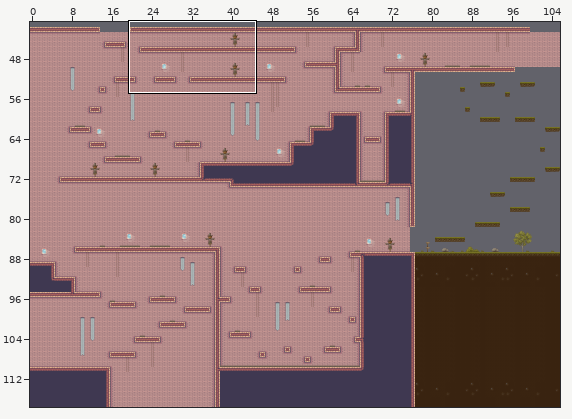
Tiled map: Platformer-GameDev/Output/Assets/Maps/MapTemplate22.tmx. Above: a wide view before the commit, with the close-up outlined.
Close-up. First the earlier version:
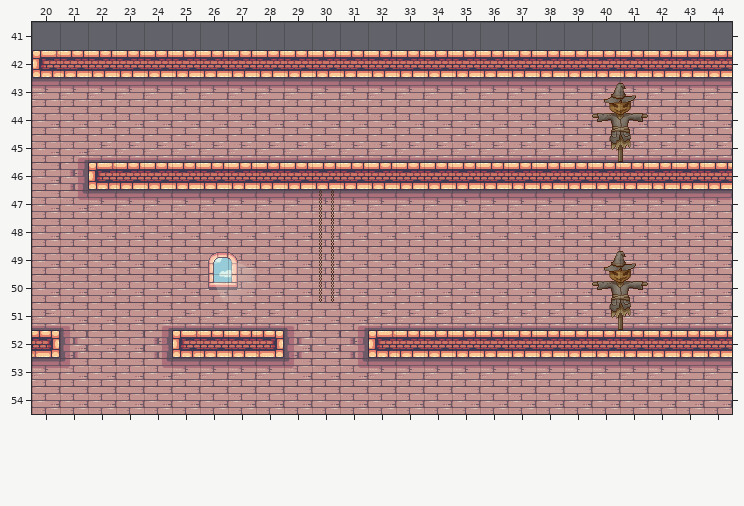
Cells are 32x32 px. Shown: x 20..44, y 41..54. The commit also changed other parts of the map, which this record leaves out.
The result:
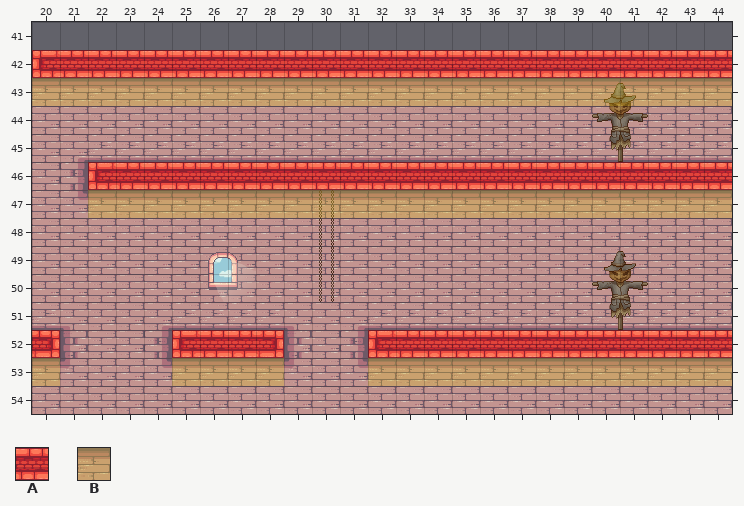
Key: from "MapMetadata": A 0, B 3.
_ is an empty cell, . an unchanged one.
Tiles of an added or newly shown layer are drawn over the layers below it.
See-through tiles are keyed as they look on the map.
Change:
--- layer "Colisions" (now shown)
@@ x 20..44 @@
-42 _________________________
-43 _________________________
+42 AAAAAAAAAAAAAAAAAAAAAAAAA
+43 BBBBBBBBBBBBBBBBBBBBBBBBB
@@ x 22..44 @@
-46 _______________________
-47 _______________________
+46 AAAAAAAAAAAAAAAAAAAAAAA
+47 BBBBBBBBBBBBBBBBBBBBBBB
@@ x 20..44 @@
-52 _....____..._____________
-53 _....____..._____________
+52 A....AAAA...AAAAAAAAAAAAA
+53 B....BBBB...BBBBBBBBBBBBB
Boxes around the changes in both close-ups, in picture pixels (x1, y1, x2, y2):
added: (32, 50, 732, 106)
added: (88, 162, 732, 218)
added: (32, 330, 60, 386)
added: (172, 330, 284, 386)
added: (368, 330, 732, 386)
